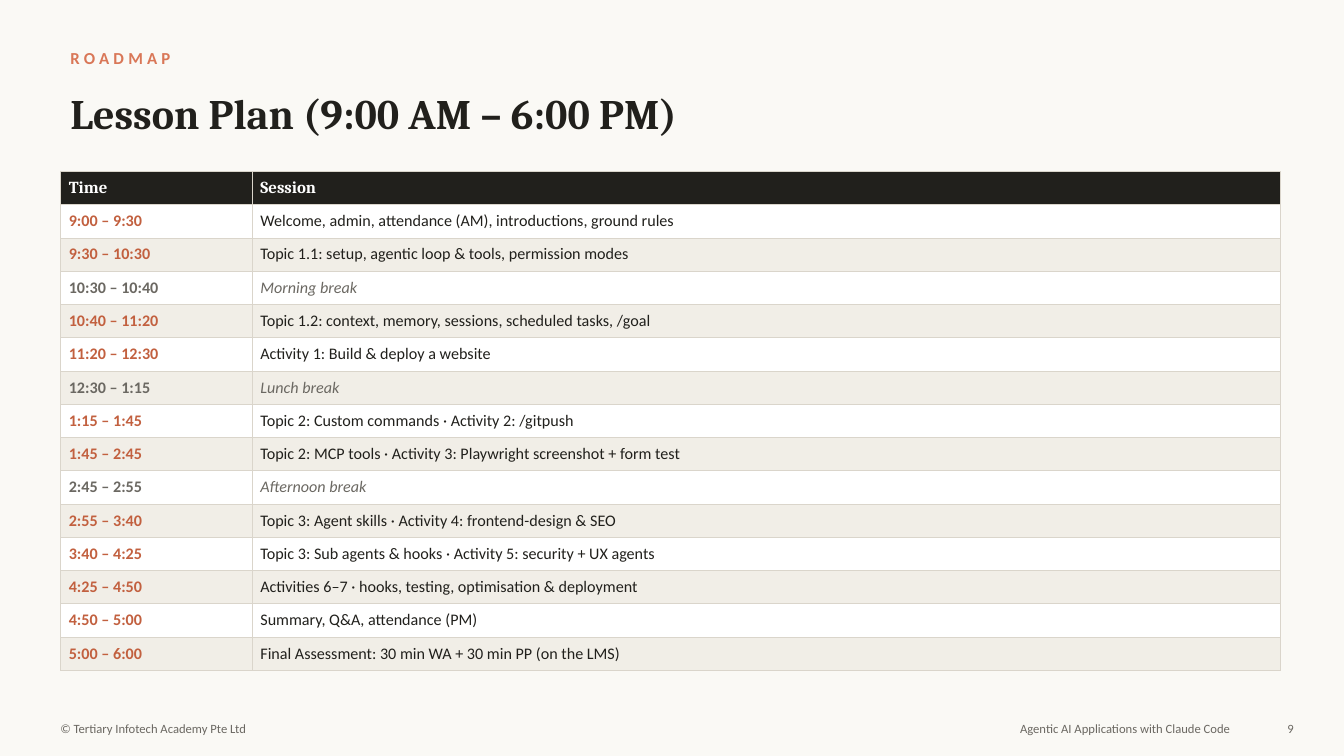
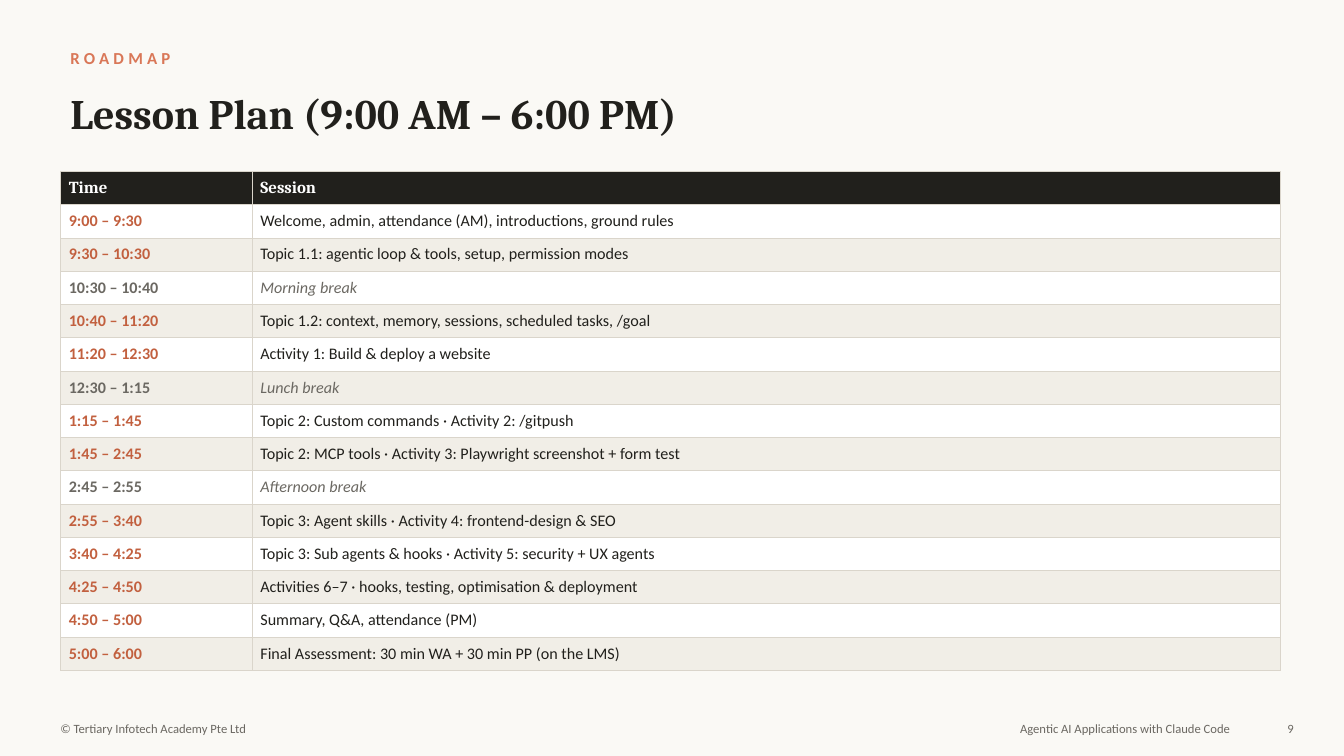
Before and after one commit to tertiarycourses/TGS-2025052468-Agentic-AI-Applications-with-Claude-Code, a slide deck: slide 9 of courseware/Agentic AI Applications with Claude Code - v21.pptx. Drawn at 1344x756 pixels with LibreOffice and Linux fonts; fonts in the diff are those of the drawing. Boxes give left, top, right and bottom in pixels: in the first picture for what was removed or moved away, otherwise in the second. Text is boxed around its words. In the diff, an @@ line names an element or a change of style, - is before the commit and + after.

```diff
--- a/courseware/Agentic AI Applications with Claude Code - v21.pptx
+++ b/courseware/Agentic AI Applications with Claude Code - v21.pptx
@@ table at (60, 171, 1280, 665) @@
-row 3, column 2: Topic 1.1: setup, agentic loop & tools, permission modes
+row 3, column 2: Topic 1.1: agentic loop & tools, setup, permission modes
```
Also in this commit, not shown: 30 other slides changed, 5 other files.
